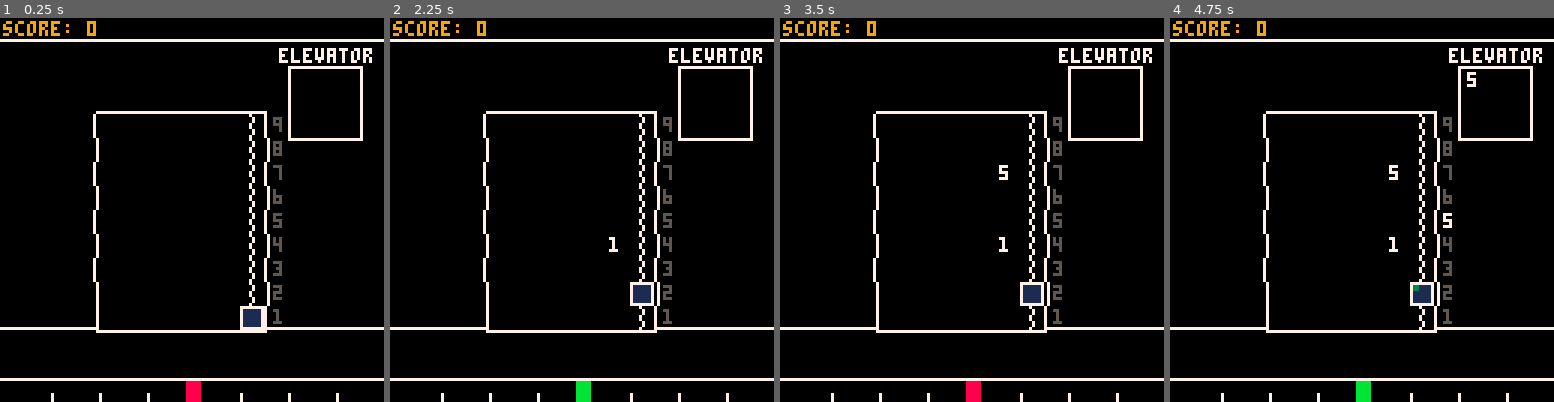
Above: before the commit, frames 1-4 (left to right).
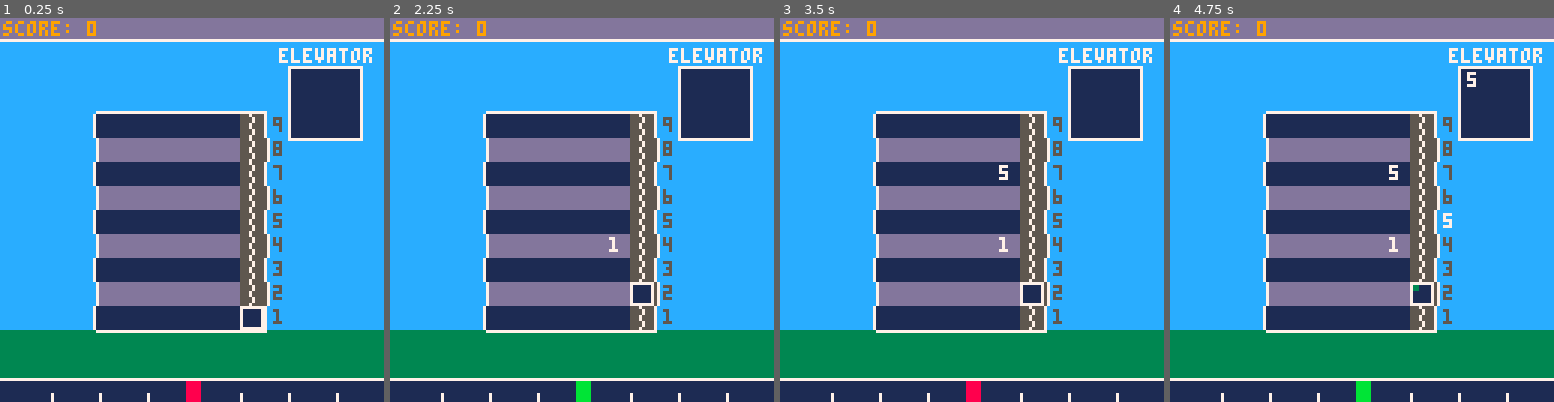
Above: after the commit, the same moments.

Repository: GerodruS/gj211219
Game: PICO-8 cartridge game.p8
Same seed, same stepped clock (60 frames per second), same inputs: the game is played once before the commit and once after it.
Inputs:
- Up to frame 1 (0.25 s): no input
- Up to frame 2 (2.25 s): tap X (X key) at 0.33, 1.07, 1.85 s; hold Right 1.6-2.1 s; hold Up from 2.15 s (still down)
- Up to frame 3 (3.5 s): release Up at 2.42 s; hold Right 2.47-3.03 s; tap X (X key) at 2.97 s; hold Left from 3.08 s (still down)
- Up to frame 4 (4.75 s): release Left at 3.58 s; hold Down 3.63-3.97 s; hold Right 4.02-4.68 s; tap X (X key) at 4.08 s; hold Up from 4.73 s (still down)

The runs differ from the first frame. In frame 1, 94% of the frame differs, in the area x 0-100%, y 0-100%; in frame 2, 94%; in frame 3, 94%; in frame 4, 94%.

Commit message:
Colorful visual

Diff:
--- a/game.p8
+++ b/game.p8
@@ -88,6 +88,7 @@
 
  passengers={0,0,0,0,0,0,0,0,0}
  current_floor=1
+ overflow_floor=0
 end
 
 function update_elevator()
@@ -174,7 +175,11 @@
   for j=1,#passengers do
    if (passengers[j]==i) is_dest=true
   end
-  color(is_dest and 7 or 5)
+  if i==overflow_floor then
+   color(8)
+  else
+   color(is_dest and 7 or 5)
+  end
   print(i,x,y)
   y-=8
  end
@@ -234,6 +239,7 @@
     end
    end
   else
+   overflow_floor=floor
    init_game_over_state()
   end
  end
@@ -387,24 +393,24 @@
 
 
 __gff__
-0000000000010101010000000000000000000000000101000000000000000000000000000001010000000000000000000000000000000000000000000000000000000000000000000000000000000000000000000000000000000000000000000000000000000000000000000000000000000000000000000000000000000000
+0000000000010101010000000000000000000000000101000000000000000000000000000001010000000000000000000000000000010100000000000000000000000000000000000000000000000000000000000000000000000000000000000000000000000000000000000000000000000000000000000000000000000000
 0000000000000000000000000000000000000000000000000000000000000000000000000000000000000000000000000000000000000000000000000000000000000000000000000000000000000000000000000000000000000000000000000000000000000000000000000000000000000000000000000000000000000000
 __map__
 2222222222222222222222222222222200000000000000000000000000000000000000000000000000000000000000000000000000000000000000000000000000000000000000000000000000000000000000000000000000000000000000000000000000000000000000000000000000000000000000000000000000000000
-0000000000000000000000000000000000000000000000000000000000000000000000000000000000000000000000000000000000000000000000000000000000000000000000000000000000000000000000000000000000000000000000000000000000000000000000000000000000000000000000000000000000000000
-0000000000000000000000000102021100000000000000000000000000000000000000000000000000000000000000000000000000000000000000000000000000000000000000000000000000000000000000000000000000000000000000000000000000000000000000000000000000000000000000000000000000000000
-0000000022222222222222351100001100000000000000000000000000000000000000000000000000000000000000000000000000000000000000000000000000000000000000000000000000000000000000000000000000000000000000000000000000000000000000000000000000000000000000000000000000000000
-0000001525000000000005071100001100000000000000000000000000000000000000000000000000000000000000000000000000000000000000000000000000000000000000000000000000000000000000000000000000000000000000000000000000000000000000000000000000000000000000000000000000000000
-0000001626000000000005080202023400000000000000000000000000000000000000000000000000000000000000000000000000000000000000000000000000000000000000000000000000000000000000000000000000000000000000000000000000000000000000000000000000000000000000000000000000000000
-0000001525000000000005070000000000000000000000000000000000000000000000000000000000000000000000000000000000000000000000000000000000000000000000000000000000000000000000000000000000000000000000000000000000000000000000000000000000000000000000000000000000000000
-0000001626000000000005080000000000000000000000000000000000000000000000000000000000000000000000000000000000000000000000000000000000000000000000000000000000000000000000000000000000000000000000000000000000000000000000000000000000000000000000000000000000000000
-0000001525000000000005070000000000000000000000000000000000000000000000000000000000000000000000000000000000000000000000000000000000000000000000000000000000000000000000000000000000000000000000000000000000000000000000000000000000000000000000000000000000000000
-0000001626000000000005080000000000000000000000000000000000000000000000000000000000000000000000000000000000000000000000000000000000000000000000000000000000000000000000000000000000000000000000000000000000000000000000000000000000000000000000000000000000000000
-0000001525000000000005070000000000000000000000000000000000000000000000000000000000000000000000000000000000000000000000000000000000000000000000000000000000000000000000000000000000000000000000000000000000000000000000000000000000000000000000000000000000000000
-0000001626000000000005080000000000000000000000000000000000000000000000000000000000000000000000000000000000000000000000000000000000000000000000000000000000000000000000000000000000000000000000000000000000000000000000000000000000000000000000000000000000000000
-2222222211000000000005212222222200000000000000000000000000000000000000000000000000000000000000000000000000000000000000000000000000000000000000000000000000000000000000000000000000000000000000000000000000000000000000000000000000000000000000000000000000000000
-0000000002020202020202340000000000000000000000000000000000000000000000000000000000000000000000000000000000000000000000000000000000000000000000000000000000000000000000000000000000000000000000000000000000000000000000000000000000000000000000000000000000000000
-0000000000000000000000000000000000000000000000000000000000000000000000000000000000000000000000000000000000000000000000000000000000000000000000000000000000000000000000000000000000000000000000000000000000000000000000000000000000000000000000000000000000000000
+1010101010101010101010101010101000000000000000000000000000000000000000000000000000000000000000000000000000000000000000000000000000000000000000000000000000000000000000000000000000000000000000000000000000000000000000000000000000000000000000000000000000000000
+1010101010101010101010100102020900000000000000000000000000000000000000000000000000000000000000000000000000000000000000000000000000000000000000000000000000000000000000000000000000000000000000000000000000000000000000000000000000000000000000000000000000000000
+1010101030303030303030311129290900000000000000000000000000000000000000000000000000000000000000000000000000000000000000000000000000000000000000000000000000000000000000000000000000000000000000000000000000000000000000000000000000000000000000000000000000000000
+1010101535292929292905071129290900000000000000000000000000000000000000000000000000000000000000000000000000000000000000000000000000000000000000000000000000000000000000000000000000000000000000000000000000000000000000000000000000000000000000000000000000000000
+10101016262a2a2a2a2a05081919191a00000000000000000000000000000000000000000000000000000000000000000000000000000000000000000000000000000000000000000000000000000000000000000000000000000000000000000000000000000000000000000000000000000000000000000000000000000000
+1010101535292929292905071010101000000000000000000000000000000000000000000000000000000000000000000000000000000000000000000000000000000000000000000000000000000000000000000000000000000000000000000000000000000000000000000000000000000000000000000000000000000000
+10101016262a2a2a2a2a05081010101000000000000000000000000000000000000000000000000000000000000000000000000000000000000000000000000000000000000000000000000000000000000000000000000000000000000000000000000000000000000000000000000000000000000000000000000000000000
+1010101535292929292905071010101000000000000000000000000000000000000000000000000000000000000000000000000000000000000000000000000000000000000000000000000000000000000000000000000000000000000000000000000000000000000000000000000000000000000000000000000000000000
+10101016262a2a2a2a2a05081010101000000000000000000000000000000000000000000000000000000000000000000000000000000000000000000000000000000000000000000000000000000000000000000000000000000000000000000000000000000000000000000000000000000000000000000000000000000000
+1010101535292929292905071010101000000000000000000000000000000000000000000000000000000000000000000000000000000000000000000000000000000000000000000000000000000000000000000000000000000000000000000000000000000000000000000000000000000000000000000000000000000000
+10101016262a2a2a2a2a05081010101000000000000000000000000000000000000000000000000000000000000000000000000000000000000000000000000000000000000000000000000000000000000000000000000000000000000000000000000000000000000000000000000000000000000000000000000000000000
+1010101535292929292905071010101000000000000000000000000000000000000000000000000000000000000000000000000000000000000000000000000000000000000000000000000000000000000000000000000000000000000000000000000000000000000000000000000000000000000000000000000000000000
+2020202032323232323232332020202000000000000000000000000000000000000000000000000000000000000000000000000000000000000000000000000000000000000000000000000000000000000000000000000000000000000000000000000000000000000000000000000000000000000000000000000000000000
+2020202020202020202020202020202000000000000000000000000000000000000000000000000000000000000000000000000000000000000000000000000000000000000000000000000000000000000000000000000000000000000000000000000000000000000000000000000000000000000000000000000000000000
 0202020202020202020202020202020200000000000000000000000000000000000000000000000000000000000000000000000000000000000000000000000000000000000000000000000000000000000000000000000000000000000000000000000000000000000000000000000000000000000000000000000000000000
 
 
Not shown, changed: 32 lines of the sprite sheet (__gfx__) section of game.p8
